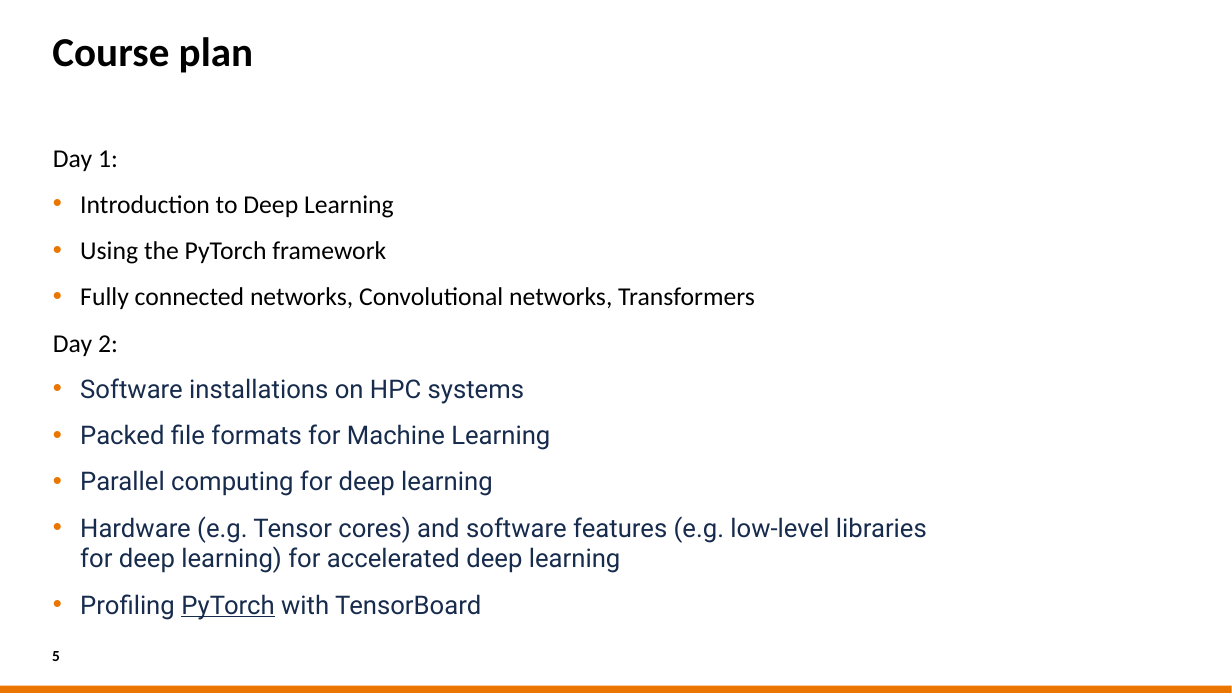
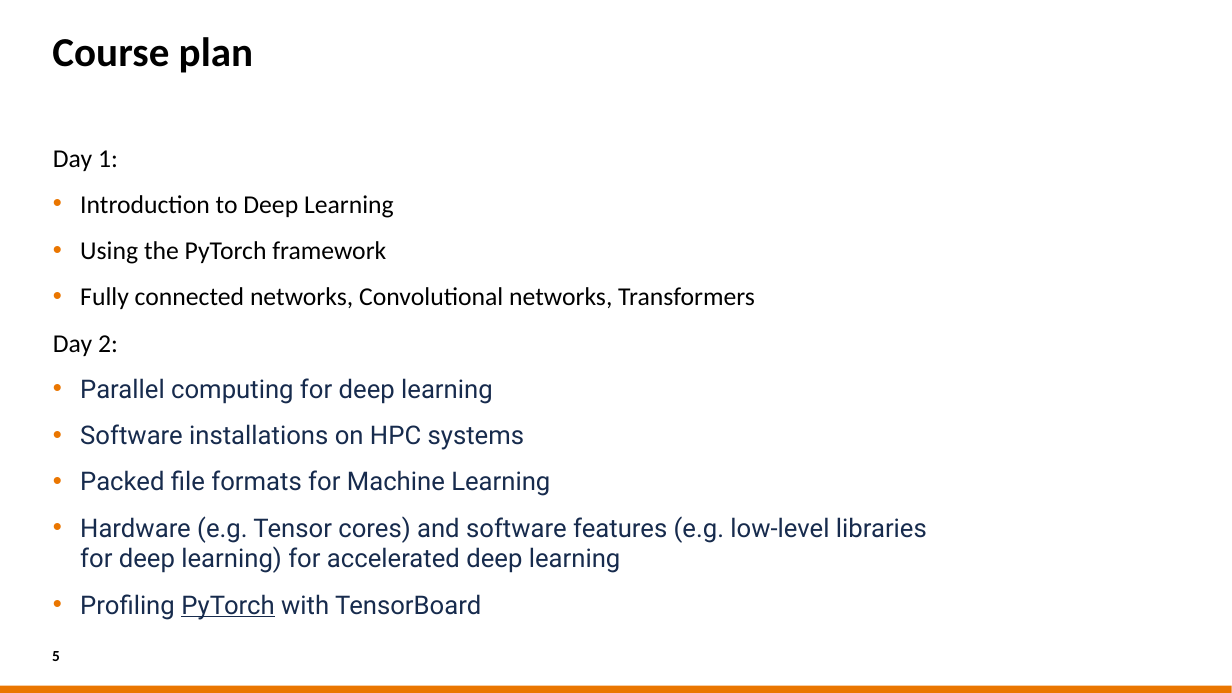
Before and after one commit to sara-nl/HPML-course-materials, a slide deck: slide 5 of Day1/slides/EuroHPC_HPML_welcome.pptx. Drawn at 1232x693 pixels with LibreOffice and Linux fonts; fonts in the diff are those of the drawing; background and template pictures are left out. Boxes give left, top, right and bottom in pixels: in the first picture for what was removed or moved away, otherwise in the second. Text is boxed around its words. In the diff, an @@ line names an element or a change of style, - is before the commit and + after.

```diff
--- a/Day1/slides/EuroHPC_HPML_welcome.pptx
+++ b/Day1/slides/EuroHPC_HPML_welcome.pptx
@@ text at (80,378,493,404): paragraph added @@
+• Parallel computing for deep learning
@@ text at (80,470,493,496): paragraph removed @@
-• Parallel computing for deep learning
```
Also in this commit, not shown: 1 other file.
